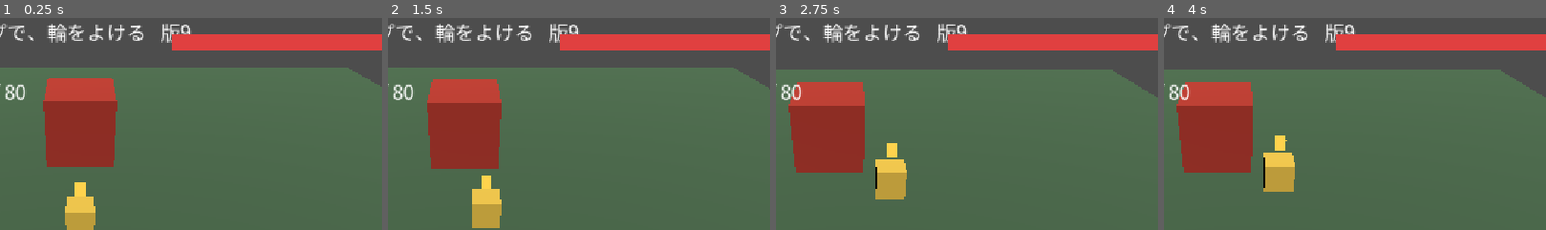
Above: before the commit, frames 1-4 (left to right).
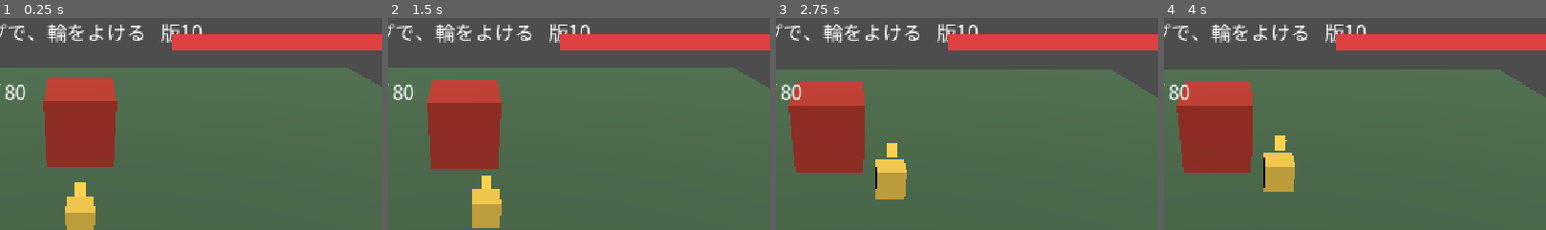
Above: after the commit, the same moments.

Repository: koyoy1016-gif/bigbusters-godot
Game: Godot game, scene res://scenes/prototype/stick_prototype.tscn
The game is run twice, just before and just after one commit, with the same random seed, the same clock (stepped at 60 frames per second) and the same inputs. This scene is started directly instead of the project's main scene.
Inputs (mouse positions are % of the whole screen's width and height, from its top left):
- Up to frame 1 (0.25 s): no input
- Up to frame 2 (1.5 s): tap Enter at 0.5 s; move the mouse to (72, 44) at 0.52 s; tap 1 at 0.6 s; click (72, 44) at 0.67 s; drag from (30, 54) to (45, 70) at 1.27 s
- Up to frame 3 (2.75 s): move the mouse to (60, 27) at 2.02 s; tap 1 at 2.1 s; click (60, 27) at 2.17 s
- Up to frame 4 (4 s): drag from (45, 70) to (20, 34) at 2.77 s; tap Space at 3.5 s; move the mouse to (80, 65) at 3.52 s; tap 1 at 3.6 s; click (80, 65) at 3.67 s
The pictures show only the part of the screen within x 40-90%, y 0-50%; the shares and areas given below are measured in that part.

The runs differ from the first frame. In frame 1, 0.2% of the frame differs, in the area x 47-53%, y 3-8%; in frame 2, 0.2%; in frame 3, 0.2%; in frame 4, 0.2%.

Commit message:
試作（10つ目）：縦横の両対応（縦を先に）。ルール6（ガチャ）と概要を更新、設計v4草案に決定事項を反映（版10）
Co-Authored-By: Claude Sonnet 5.5 <noreply@anthropic.com>
Claude-Session: https://claude.ai/code/session_01U5QjkxQPQVJ9bA9eQTVgJt

Diff:
--- a/data/prototype_stick.json
+++ b/data/prototype_stick.json
@@ -158,7 +158,7 @@
   ],
   "charge_color": "#ff9a20",
   "build_label": "版",
-  "build_id": "9",
+  "build_id": "10",
   "camera_follow": 0.5,
   "camera_follow_per_sec": 6.0,
   "marker_size": 0.35,
@@ -182,5 +182,44 @@
   "result_team_label": "なかま",
   "press_flash_sec": 0.15,
   "button_cooldown_color": "#4a5a4a",
-  "result_rank_label": "じゅんい"
+  "result_rank_label": "じゅんい",
+  "landscape_base_size": [
+    1152,
+    648
+  ],
+  "portrait_base_size": [
+    648,
+    1152
+  ],
+  "camera_fov_portrait": 78.0,
+  "camera_offset_portrait": [
+    0.0,
+    13.0,
+    11.0
+  ],
+  "stick_center_frac_portrait": [
+    0.22,
+    0.86
+  ],
+  "button_center_frac_portrait": [
+    0.86,
+    0.88
+  ],
+  "attack_center_frac_portrait": [
+    0.62,
+    0.88
+  ],
+  "start_center_frac_portrait": [
+    0.5,
+    0.66
+  ],
+  "bossbar_pos_portrait": [
+    0.05,
+    0.235
+  ],
+  "bossbar_size_portrait": [
+    0.9,
+    0.025
+  ],
+  "hint_portrait": "ジャンプで、輪をよける"
 }
--- a/scripts/prototype/stick_prototype.gd
+++ b/scripts/prototype/stick_prototype.gd
@@ -28,6 +28,7 @@
 var charge_strip: MeshInstance3D
 var camera: Camera3D
 var camera_offset := Vector3.ZERO
+var portrait_mode := false
 var camera_target := Vector3.ZERO
 var player_marker_material: StandardMaterial3D
 var charge_material: StandardMaterial3D
@@ -274,6 +275,7 @@
 	combat_update(delta)
 	player_material.albedo_color = _player_color()
 	player_marker_material.albedo_color = _slot_color(str(net_state.get("slot", "")))
+	apply_orientation(Vector2(get_window().size) if get_window() != null else Vector2(16, 9))
 	camera_update(delta)
 	overlay.queue_redraw()
 
@@ -609,23 +611,51 @@
 	return StickMath.stick_vector(pos, _stick_center(screen), float(config["stick_radius_px"]), float(config["stick_dead_zone"]))
 
 
+## 縦長の画面か
+static func is_portrait(size: Vector2) -> bool:
+	return size.y > size.x
+
+
+## 配置の値。縦長の画面では、「…_portrait」があればそちらを使う
+func _layout(key: String, screen: Vector2) -> Array:
+	if is_portrait(screen) and config.has(key + "_portrait"):
+		return config[key + "_portrait"]
+	return config[key]
+
+
+## 縦横の向きを合わせる：基準の大きさ（文字・ボタンの大きさの元）、カメラの見え方を切り替える。向きが変わったときだけ動く
+func apply_orientation(window_size: Vector2) -> void:
+	var portrait := is_portrait(window_size)
+	if portrait == portrait_mode:
+		return
+	portrait_mode = portrait
+	var base: Array = config["portrait_base_size"] if portrait else config["landscape_base_size"]
+	var win := get_window()
+	if win != null:
+		win.content_scale_size = Vector2i(int(base[0]), int(base[1]))
+	var off: Array = config["camera_offset_portrait"] if portrait else config["camera_offset"]
+	camera_offset = Vector3(off[0], off[1], off[2])
+	camera.keep_aspect = Camera3D.KEEP_WIDTH if portrait else Camera3D.KEEP_HEIGHT
+	camera.fov = float(config["camera_fov_portrait"]) if portrait else float(config["camera_fov"])
+
+
 func _stick_center(screen: Vector2) -> Vector2:
-	var f: Array = config["stick_center_frac"]
+	var f: Array = _layout("stick_center_frac", screen)
 	return Vector2(screen.x * f[0], screen.y * f[1])
 
 
 func _button_center(screen: Vector2) -> Vector2:
-	var f: Array = config["button_center_frac"]
+	var f: Array = _layout("button_center_frac", screen)
 	return Vector2(screen.x * f[0], screen.y * f[1])
 
 
 func _attack_center(screen: Vector2) -> Vector2:
-	var f: Array = config["attack_center_frac"]
+	var f: Array = _layout("attack_center_frac", screen)
 	return Vector2(screen.x * f[0], screen.y * f[1])
 
 
 func _start_center(screen: Vector2) -> Vector2:
-	var f: Array = config["start_center_frac"]
+	var f: Array = _layout("start_center_frac", screen)
 	return Vector2(screen.x * f[0], screen.y * f[1])
 
 
@@ -667,9 +697,9 @@
 	overlay.draw_circle(ac, br, Color(attack_color))
 	_draw_centered(ac, str(config["attack_label"]), button_text)
 
-	overlay.draw_string(font, Vector2(16, fs * 1.4), str(config["hint"]) + "   " + str(config["build_label"]) + str(config["build_id"]), HORIZONTAL_ALIGNMENT_LEFT, -1, fs, text_color)
-	var bp: Array = config["bossbar_pos"]
-	var bs: Array = config["bossbar_size"]
+	overlay.draw_string(font, Vector2(16, fs * 1.4), (str(config["hint_portrait"]) if is_portrait(screen) else str(config["hint"])) + "   " + str(config["build_label"]) + str(config["build_id"]), HORIZONTAL_ALIGNMENT_LEFT, -1, fs, text_color)
+	var bp: Array = _layout("bossbar_pos", screen)
+	var bs: Array = _layout("bossbar_size", screen)
 	var bar_rect := Rect2(Vector2(screen.x * bp[0], screen.y * bp[1]), Vector2(screen.x * bs[0], maxf(10.0, screen.y * bs[1])))
 	overlay.draw_rect(bar_rect, Color(str(config["bossbar_back_color"])))
 	var frac := clampf(boss_hp / float(config["boss_hp"]), 0.0, 1.0)
--- a/tests/test_stick_prototype.gd
+++ b/tests/test_stick_prototype.gd
@@ -100,7 +100,7 @@
 		check(float(d["stick_zone_max_x_frac"]) <= float(d["button_zone_min_x_frac"]), "スティックとボタンの領域が重ならない")
 		var font := load(str(d["ui_font_path"])) as Font
 		check(font != null, "日本語のフォントが読める")
-		var text := str(d["hint"]) + str(d["button_label"]) + str( …(416 unchanged characters)… _you"]) + str(d["role_label"]) + str(d["enrage_text"]) + str(d["result_time_labe …(175 unchanged characters)…
+		var text := str(d["hint"]) + str(d["button_label"]) + str( …(416 unchanged characters)… _you"]) + str(d["role_label"]) + str(d["hint_portrait"]) + str(d["enrage_text"]) + str(d["result_time_labe …(175 unchanged characters)…
 		var missing := ""
 		for ch in text:
 			if ch != " " and font != null and not font.has_char(ch.unicode_at(0)):
@@ -309,6 +309,38 @@
 		check(s7.attack_flash == 0.0 and s7.jump_flash == 0.0, "時間がたつと、色が戻る")
 		root.remove_child(s7)
 		s7.free()
+
+	# 縦画面
+	var packed8 := load(SCENE) as PackedScene
+	if packed8 != null:
+		var s8: Node = packed8.instantiate()
+		root.add_child(s8)
+		if s8.get_node_or_null("Boss") == null:
+			s8._ready()
+		check(Proto.is_portrait(Vector2(390, 844)) and not Proto.is_portrait(Vector2(844, 390)) and not Proto.is_portrait(Vector2(500, 500)), "縦長かどうかの判定")
+		var land := Vector2(1152, 648)
+		var port := Vector2(648, 1152)
+		var c_land: Vector2 = s8._stick_center(land)
+		var c_port: Vector2 = s8._stick_center(port)
+		check(c_port.y > port.y * 0.8 and c_port.x < port.x * 0.35, "縦画面では、スティックは左下（画面の下のほう）")
+		check(c_land.is_equal_approx(Vector2(land.x * s8.config["stick_center_frac"][0], land.y * s8.config["stick_center_frac"][1])), "横画面の配置は、いままでどおり")
+		var a_port: Vector2 = s8._attack_center(port)
+		var j_port: Vector2 = s8._button_center(port)
+		var br: float = float(s8.config["button_radius_px"])
+		check(a_port.distance_to(j_port) > br * 2.0 and j_port.x + br <= port.x and a_port.distance_to(c_port) > float(s8.config["stick_radius_px"]) + br, "縦画面で、ボタンどうしが重ならず、画面の中に収まる")
+		var sc_port: Vector2 = s8._start_center(port)
+		check(sc_port.distance_to(a_port) > float(s8.config["start_radius_px"]) + br and sc_port.distance_to(c_port) > float(s8.config["start_radius_px"]) + float(s8.config["stick_radius_px"]), "縦画面で、はじめるボタンが、ほかのボタンと重ならない")
+		s8.apply_orientation(Vector2(390, 844))
+		check(s8.portrait_mode and s8.camera.keep_aspect == Camera3D.KEEP_WIDTH and is_equal_approx(s8.camera.fov, float(s8.config["camera_fov_portrait"])), "縦画面では、カメラは幅を基準にする")
+		check(s8.camera_offset.is_equal_approx(Vector3(s8.config["camera_offset_portrait"][0], s8.config["camera_offset_portrait"][1], s8.config["camera_offset_portrait"][2])), "縦画面のカメラの位置")
+		s8.apply_orientation(Vector2(844, 390))
+		check(not s8.portrait_mode and s8.camera.keep_aspect == Camera3D.KEEP_HEIGHT and is_equal_approx(s8.camera.fov, float(s8.config["camera_fov"])), "横に戻すと、カメラも元に戻る")
+		# 縦画面でも、タッチの操作が同じように働く
+		s8.handle_press(1, c_port, port)
+		check(s8.stick_touch == 1, "縦画面：スティックの領域を押すと、スティックが動く")
+		s8.handle_release(1)
+		root.remove_child(s8)
+		s8.free()
 
 	# 役割（仮）：枠ごとに強さが違う
 	var packed4 := load(SCENE) as PackedScene
Not shown, changed: CLAUDE.md
Not shown, changed: NOTES.md
Not shown, changed: docs/bigbusters-design-v4-draft.md
